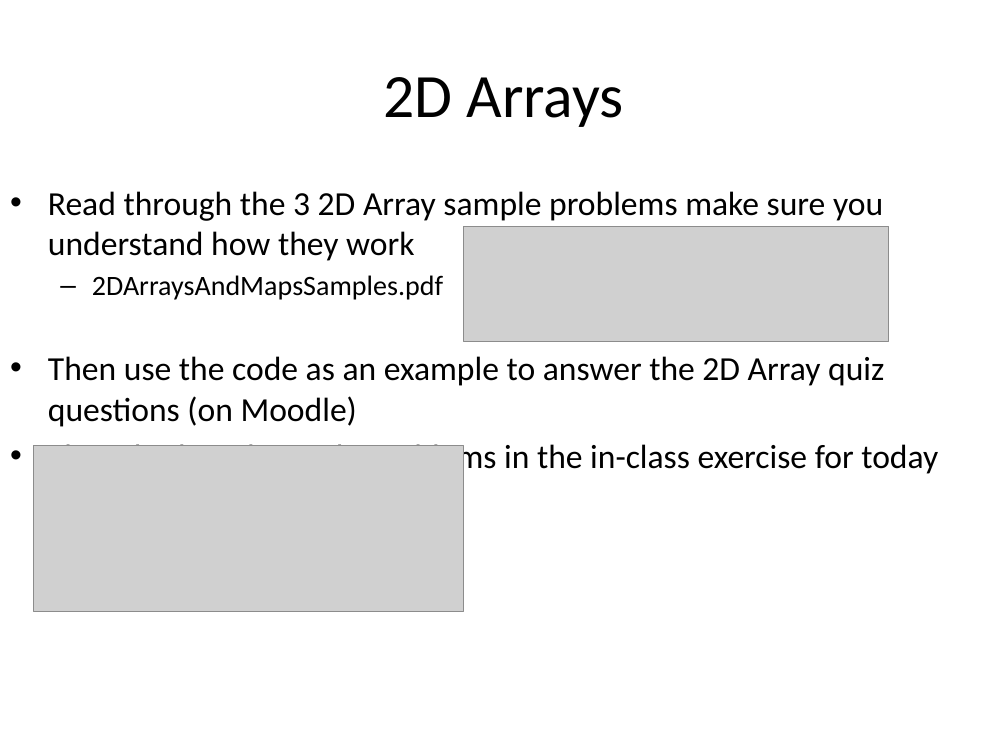
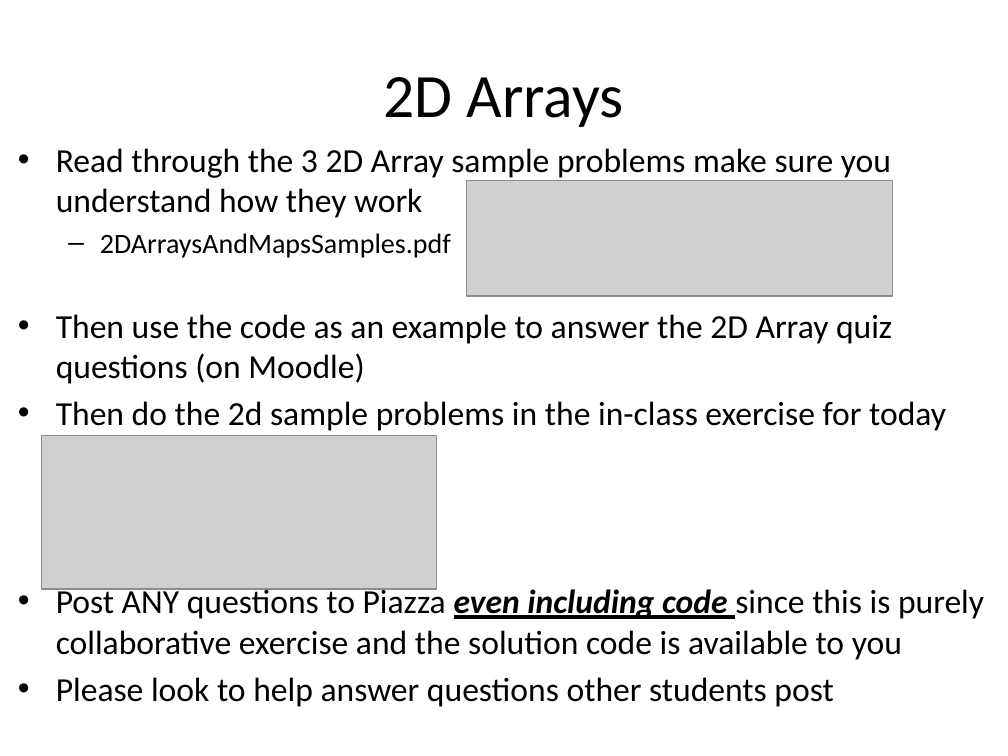
Before and after one commit to RHIT-CSSE/csse220, a slide deck: slide 26 of ClassMaterials/2DArraysAndMaps/Slides/Part2-2D-Arrays.pptx. Drawn at 1008x756 pixels with LibreOffice and Linux fonts; fonts in the diff are those of the drawing; grey boxes stand for pictures. Boxes give left, top, right and bottom in pixels: in the first picture for what was removed or moved away, otherwise in the second. Text is boxed around its words. In the diff, an @@ line names an element or a change of style, - is before the commit and + after.

```diff
--- a/ClassMaterials/2DArraysAndMaps/Slides/Part2-2D-Arrays.pptx
+++ b/ClassMaterials/2DArraysAndMaps/Slides/Part2-2D-Arrays.pptx
@@ text "Read through the 3 2D ...": place and size @@
-text "Read through the 3 2D ..." at (48, 191, 938, 476)
+text "Read through the 3 2D ..." at (56, 148, 984, 707)
@@ picture: place and size @@
-picture at (464, 226, 889, 341)
+picture at (467, 180, 892, 295)
@@ picture: place and size @@
-picture at (33, 446, 463, 612)
+picture at (41, 435, 436, 589)
@@ text at (56, 586, 984, 707): paragraphs added @@
+• Post ANY questions to Piazza even including code since this is purely collaborative exercise and the solution code is available to you
+• Please look to help answer questions other students post
```
Also in this commit, not shown: 1 other slide changed, 1 slide added, 1 slide removed, 2 other files.
